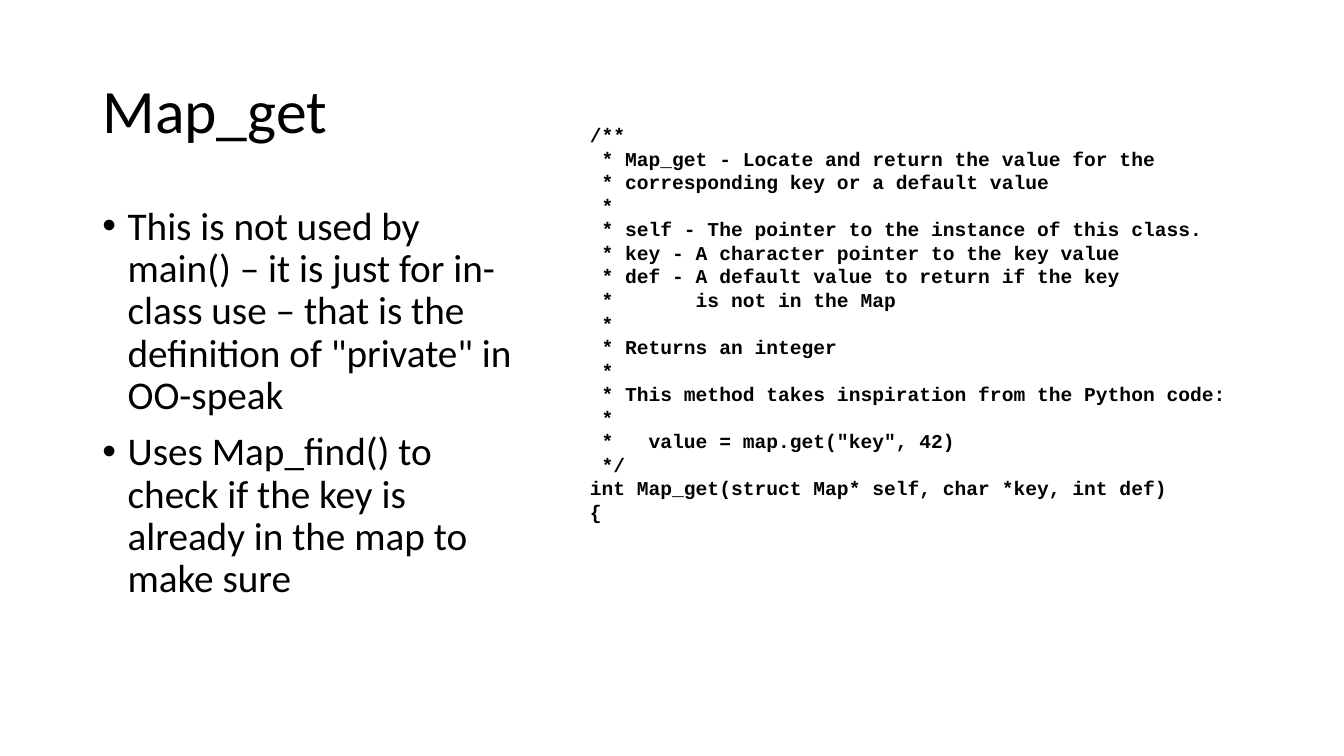
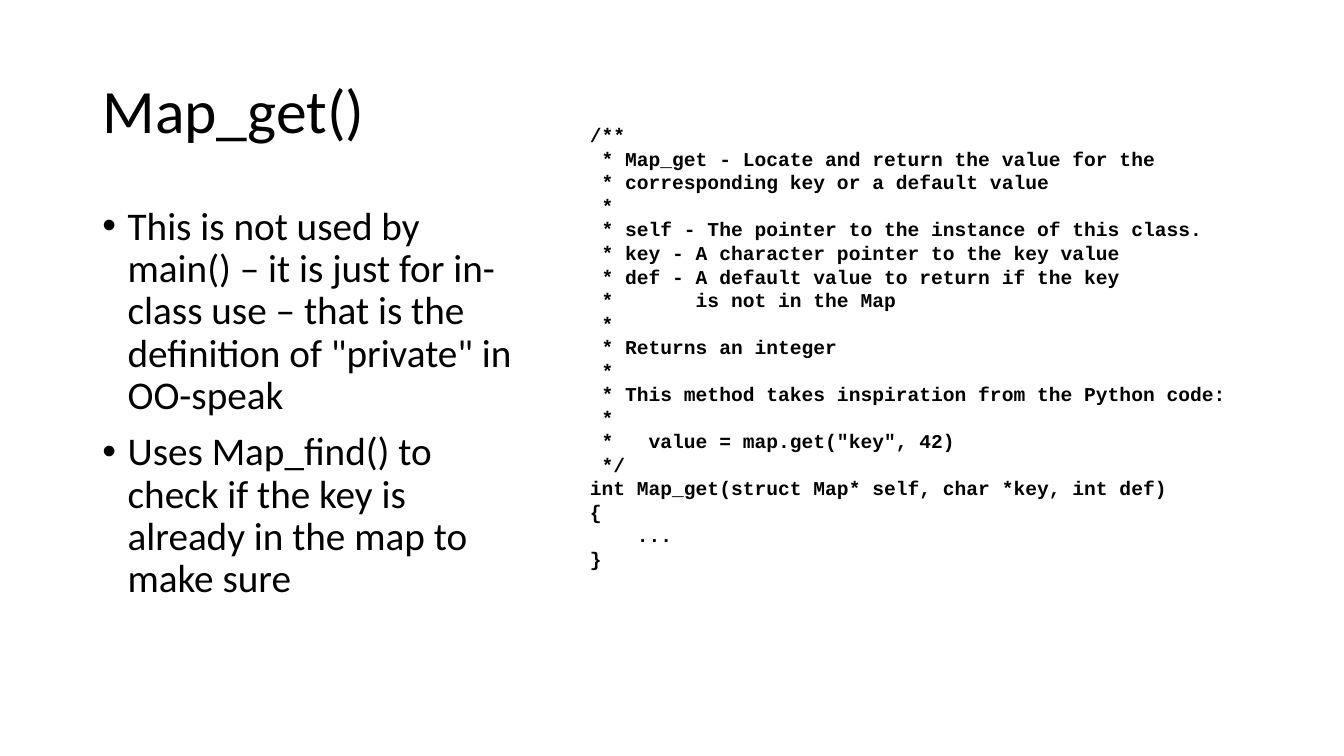
Before and after one commit to csev/cc4e, a slide deck: slide 18 of lectures/CC-04-Data-Structure.pptx. Drawn at 1344x756 pixels with LibreOffice and Linux fonts; fonts in the diff are those of the drawing. Boxes give left, top, right and bottom in pixels: in the first picture for what was removed or moved away, otherwise in the second. Text is boxed around its words. In the diff, an @@ line names an element or a change of style, - is before the commit and + after.

```diff
--- a/lectures/CC-04-Data-Structure.pptx
+++ b/lectures/CC-04-Data-Structure.pptx
@@ title at [102,88,364,144]: text changed @@
-Map_get
+Map_get()
@@ text at [590,152,1226,499]: paragraphs added @@
+...
+}
```
Also in this commit, not shown: 2 other slides changed, 5 slides added, 1 other file.
